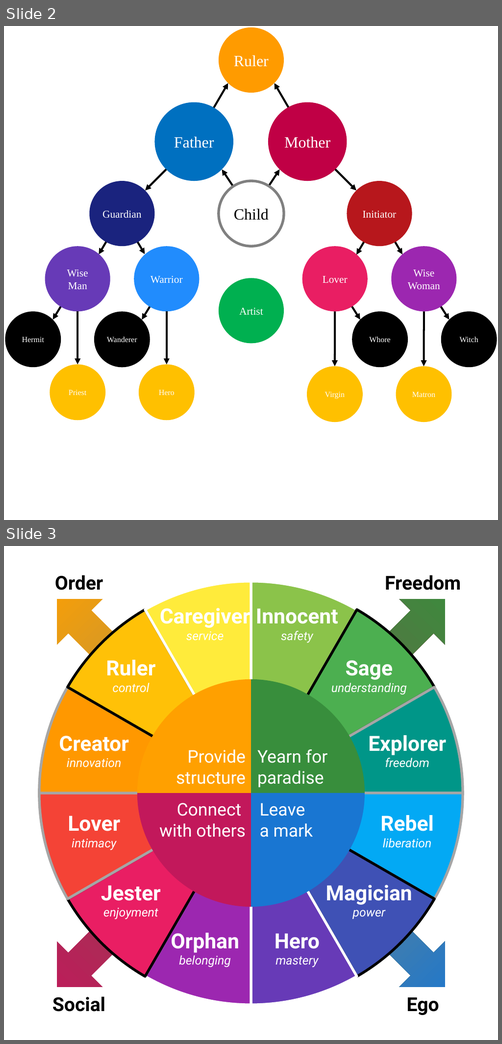
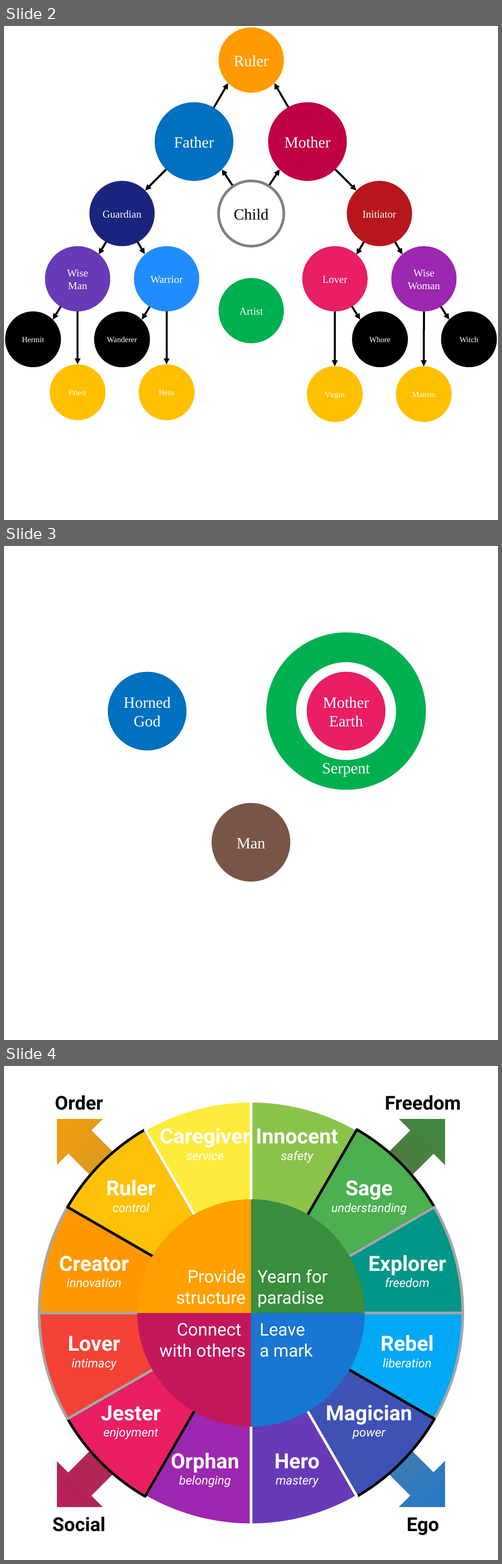
Before and after one commit to DominiqueMakowski/archetypes, a slide deck: img/figures.pptx. Shown one above the other, each under a label of ours: slides 2 and 3 before the commit, slides 2, 3 and 4 after it. The pictures are 502x1044 and 502x1564 pixels, drawn with LibreOffice and Linux fonts; fonts in the diff are those of the drawing. Boxes give left, top, right and bottom in pixels: in the first picture for what was removed or moved away, otherwise in the second. Text is boxed around its words. In the diff, an @@ line names an element or a change of style, - is before the commit and + after.

```diff
--- a/img/figures.pptx
+++ b/img/figures.pptx
@@ slide 3 added at (x1=4, y1=546, x2=498, y2=1040), background #FFFFFF @@
@@ donut added at (x1=266, y1=632, x2=426, y2=790), fill #00B050, 36 pt, text #FFFFFF @@
+Serpent
@@ ellipse added at (x1=108, y1=672, x2=186, y2=750), fill #0070C0, 36 pt, text #FFFFFF @@
+Horned God
@@ ellipse added at (x1=307, y1=672, x2=385, y2=750), fill #E91E63, 36 pt, text #FFFFFF @@
+Mother Earth
@@ ellipse added at (x1=212, y1=803, x2=290, y2=882), fill #795548, 36 pt, text #FFFFFF @@
+Man
@@ what was slide 3 is now slide 4 @@
```
Also in this commit, not shown: 1 other slide added, 4 other files.
